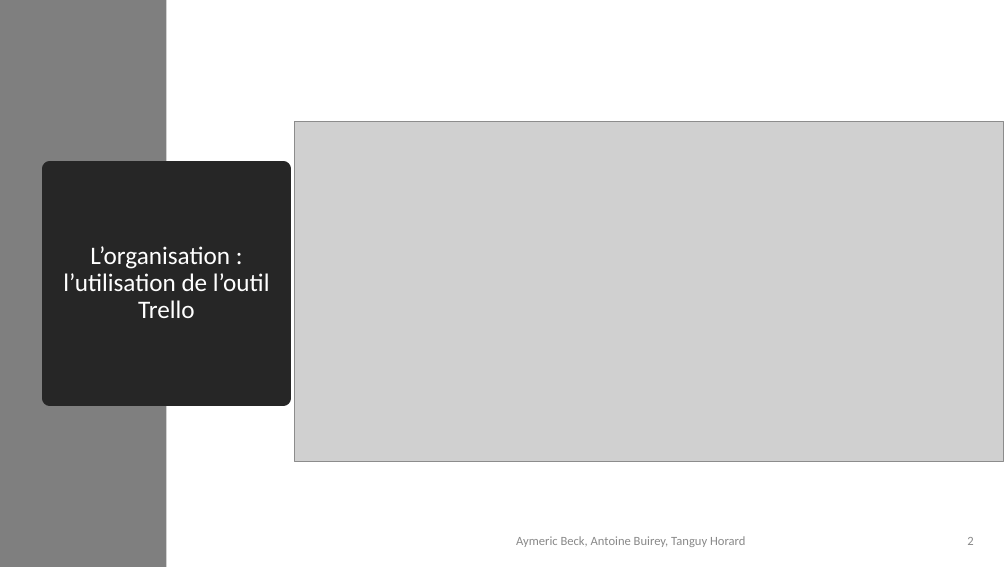
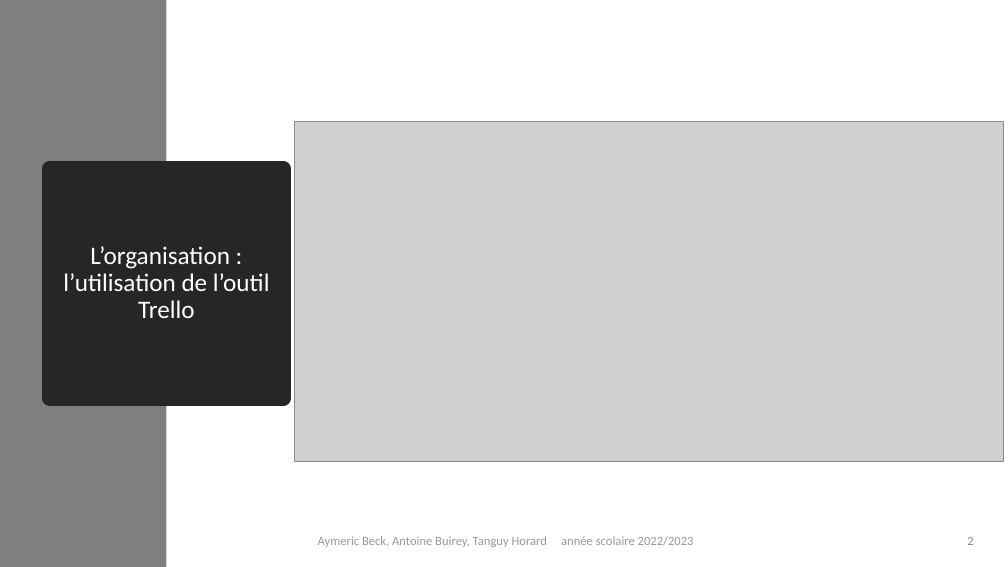
Before and after one commit to IUT-Arles-SAE/S1.05, a slide deck: slide 2 of Aymeric Beck Antoine Buirey Tanguy Horard.pptx. Drawn at 1008x567 pixels with LibreOffice and Linux fonts; fonts in the diff are those of the drawing; grey boxes stand for pictures. Boxes give left, top, right and bottom in pixels: in the first picture for what was removed or moved away, otherwise in the second. Text is boxed around its words. In the diff, an @@ line names an element or a change of style, - is before the commit and + after.

```diff
--- a/Aymeric Beck Antoine Buirey Tanguy Horard.pptx
+++ b/Aymeric Beck Antoine Buirey Tanguy Horard.pptx
@@ text at [318,536,694,547]: text changed; text colour #898989 to #999999 @@
-Aymeric Beck, Antoine Buirey, Tanguy Horard
+Aymeric Beck, Antoine Buirey, Tanguy Horard année scolaire 2022/2023
```
Also in this commit, not shown: 3 other slides changed, 1 other file.
